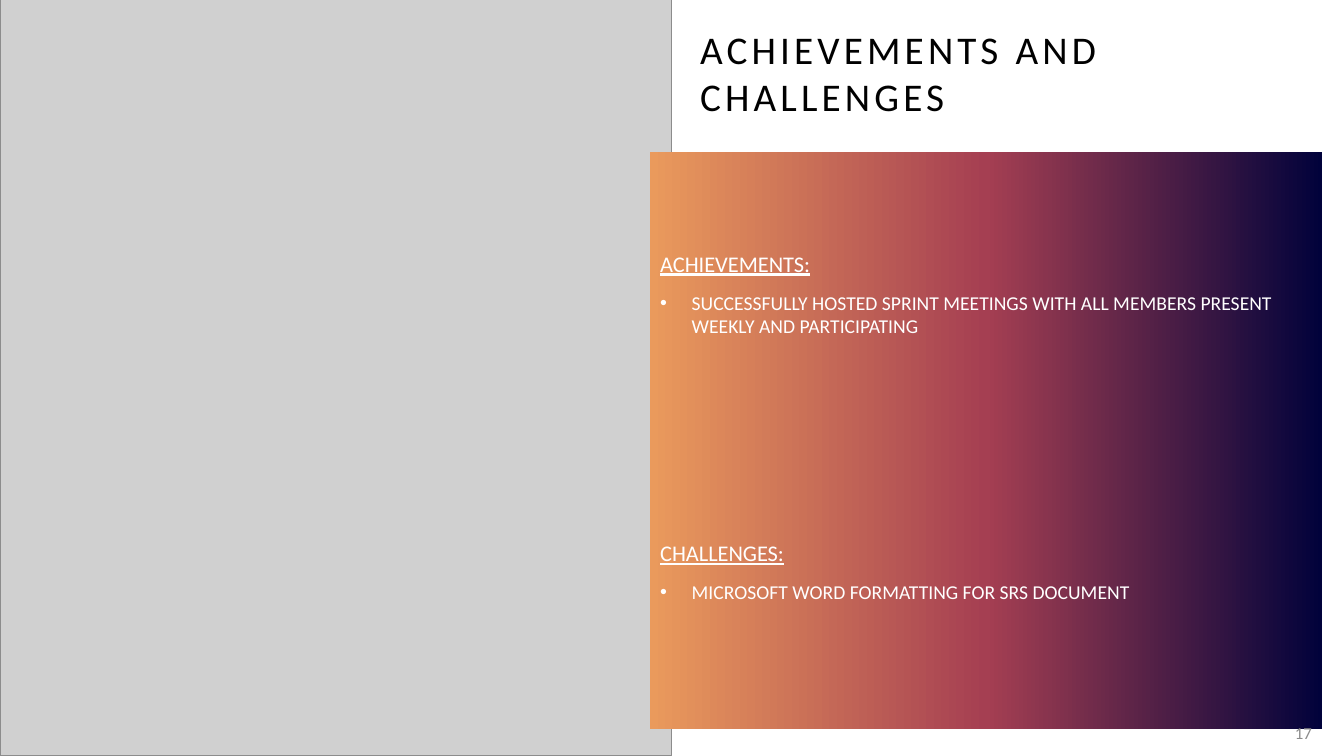
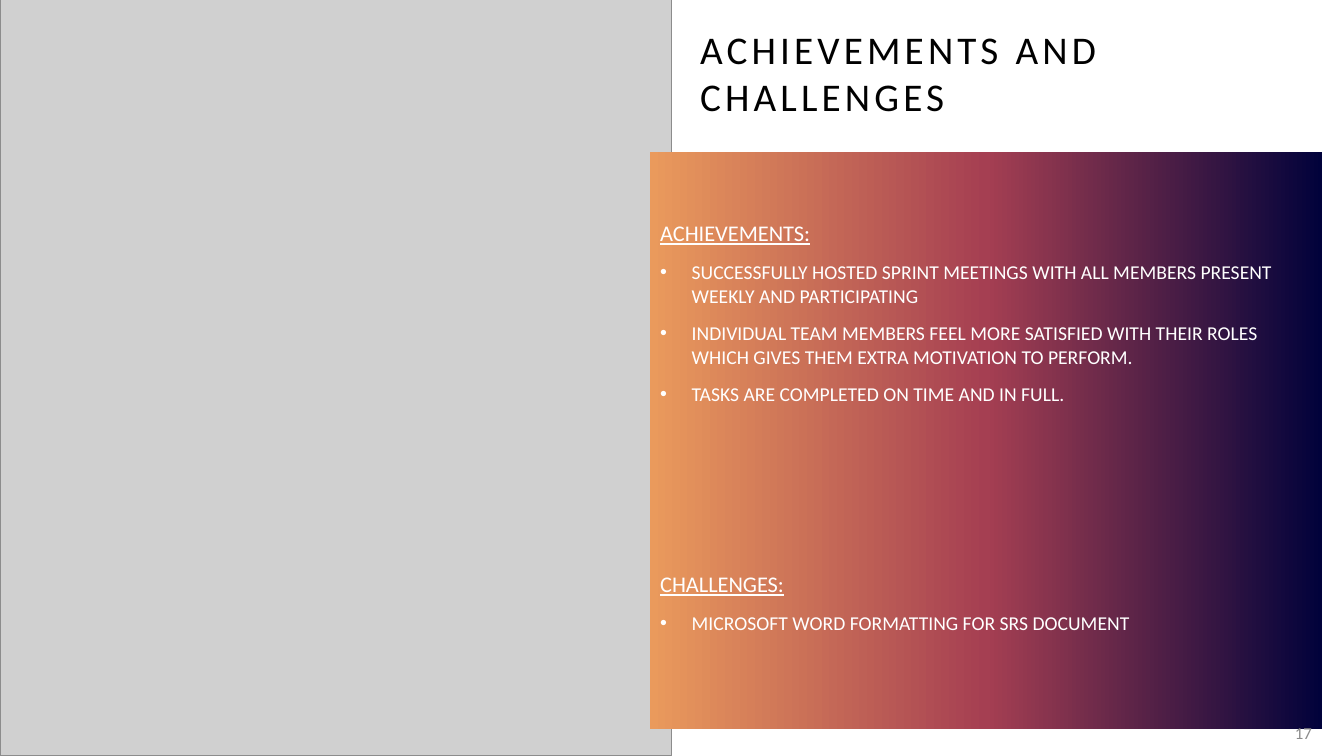
Before and after one commit to KL-3/CentRes, a slide deck: slide 17 of CentRes.pptx. Drawn at 1344x756 pixels with LibreOffice and Linux fonts; fonts in the diff are those of the drawing; grey boxes stand for pictures. Boxes give left, top, right and bottom in pixels: in the first picture for what was removed or moved away, otherwise in the second. Text is boxed around its words. In the diff, an @@ line names an element or a change of style, - is before the commit and + after.

```diff
--- a/CentRes.pptx
+++ b/CentRes.pptx
@@ text at [692,327,1257,401]: paragraphs added @@
+• INDIVIDUAL TEAM MEMBERS FEEL MORE SATISFIED WITH THEIR ROLES WHICH GIVES THEM EXTRA MOTIVATION TO PERFORM.
+• TASKS ARE COMPLETED ON TIME AND IN FULL.
```
Also in this commit, not shown: 2 other slides changed.
